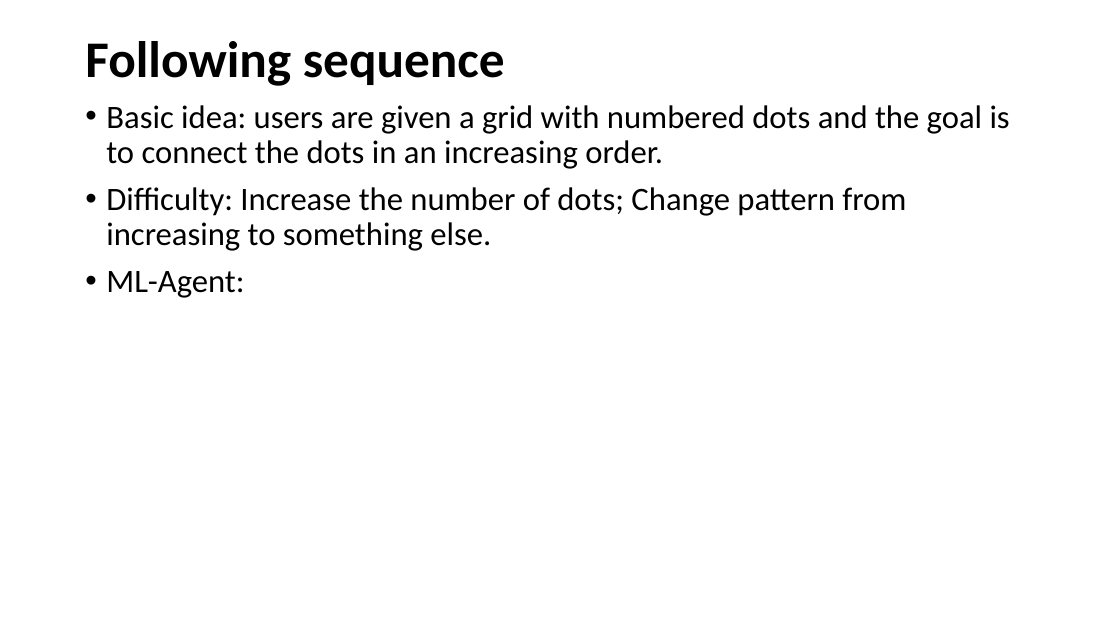
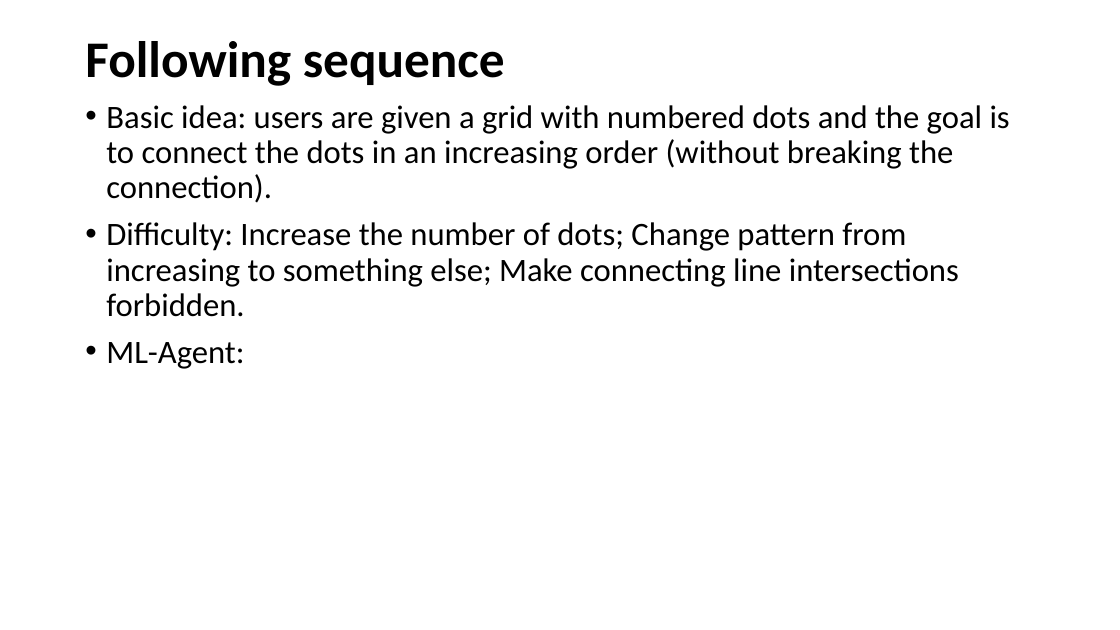
Before and after one commit to ztsv-av/xr_ml, a slide deck: slide 6 of vr_ideas.pptx (slide 15 before the commit). Drawn at 1120x630 pixels with LibreOffice and Linux fonts; fonts in the diff are those of the drawing. Boxes give left, top, right and bottom in pixels: in the first picture for what was removed or moved away, otherwise in the second. Text is boxed around its words. In the diff, an @@ line names an element or a change of style, - is before the commit and + after.

```diff
--- a/vr_ideas.pptx
+++ b/vr_ideas.pptx
@@ text at <box>106,105,1010,317</box>: text changed @@
-• Basic idea: users are given a grid with numbered dots and the goal is to connect the dots in an increasing order.
-• Difficulty: Increase the number of dots; Change pattern from increasing to something else.
+• Basic idea: users are given a grid with numbered dots and the goal is to connect the dots in an increasing order (without breaking the connection).
+• Difficulty: Increase the number of dots; Change pattern from increasing to something else; Make connecting line intersections forbidden.
```
Also in this commit, not shown: 5 other slides changed, 3 slides added.
